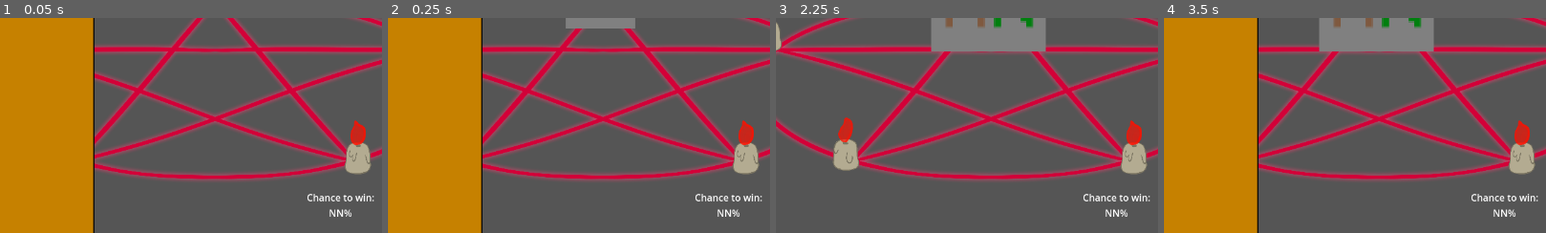
Above: before the commit, frames 1-4 (left to right).
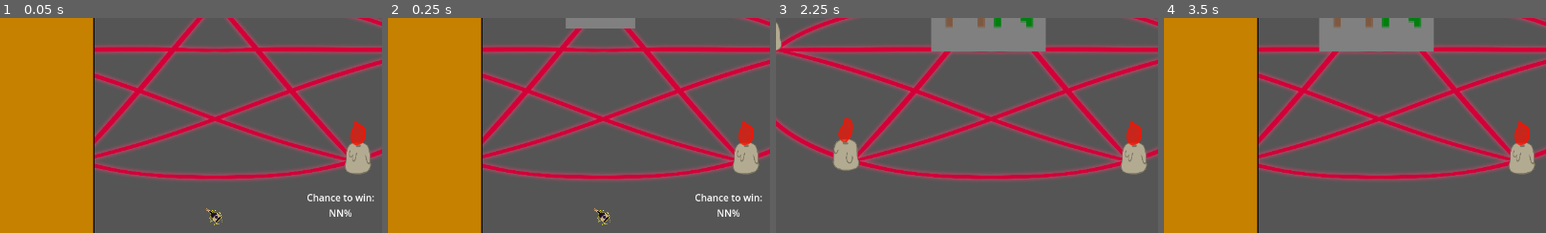
Above: after the commit, the same moments.

Repository: DigiDuncan/DPNJam1
Game: Godot game, scene res://main.tscn
Same seed, same stepped clock (60 frames per second), same inputs: the game is played once before the commit and once after it.
Inputs (mouse positions are % of the whole screen's width and height, from its top left):
- Up to frame 1 (0.05 s): no input
- Up to frame 2 (0.25 s): no input
- Up to frame 3 (2.25 s): click "Book" at 0.5 s; click "Book" at 1.25 s; click "Book" at 2 s
- Up to frame 4 (3.5 s): tap Enter at 2.75 s; move the mouse to (72, 45) at 2.77 s; click (72, 45) at 2.92 s
The pictures show only the part of the screen within x 22-72%, y 44-94%; the shares and areas given below are measured in that part.

The runs differ from the first frame. In frame 1, 0.1% of the frame differs, in the area x 53-59%, y 88-97%; in frame 2, 0.1%; in frame 3, 0.4%, in the area x 80-98%, y 81-93%; in frame 4, 0.4%.

Commit message:
animations far better

Diff:
--- a/main.tscn
+++ b/main.tscn
@@ -41,34 +41,6 @@
 shader = ExtResource("17_5nw4s")
 shader_parameter/blur_amount = 5.0
 
-[sub_resource type="Animation" id="Animation_r7o1m"]
-resource_name = "AllyCharge"
-length = 5.0
-tracks/0/type = "value"
-tracks/0/imported = false
-tracks/0/enabled = true
-tracks/0/path = NodePath("Monsters/AllyMonster:position")
-tracks/0/interp = 1
-tracks/0/loop_wrap = true
-tracks/0/keys = {
-"times": PackedFloat32Array(2, 2.5, 3.5, 5),
-"transitions": PackedFloat32Array(0.420448, 0.0412346, 0.183011, 3.86375),
-"update": 0,
-"values": [Vector2(639, 648), Vector2(639, 748), Vector2(639, 748), Vector2(639, 448)]
-}
-tracks/1/type = "value"
-tracks/1/imported = false
-tracks/1/enabled = true
-tracks/1/path = NodePath("Monsters/AllyMonster:scale")
-tracks/1/interp = 1
-tracks/1/loop_wrap = true
-tracks/1/keys = {
-"times": PackedFloat32Array(0, 0.0001, 2, 3.5, 4.4),
-"transitions": PackedFloat32Array(0.203063, 0.203063, 6.9644, 1, 10.5561),
-"update": 0,
-"values": [Vector2(-0.5, 0.5), Vector2(-0.5, 0.5), Vector2(-5, 5), Vector2(-5, 5), Vector2(-1, 1)]
-}
-
 [sub_resource type="Animation" id="Animation_en8te"]
 resource_name = "AllyGrow"
 length = 2.0
@@ -100,7 +72,7 @@
 
 [sub_resource type="Animation" id="Animation_s7jxp"]
 resource_name = "EnemyCharge"
-length = 3.0
+length = 5.0
 tracks/0/type = "value"
 tracks/0/imported = false
 tracks/0/enabled = true
@@ -108,7 +80,7 @@
 tracks/0/interp = 1
 tracks/0/loop_wrap = true
 tracks/0/keys = {
-"times": PackedFloat32Array(0, 0.5, 1.5, 3),
+"times": PackedFloat32Array(2, 2.5, 3.5, 5),
 "transitions": PackedFloat32Array(0.0743255, 0.258817, 0.210224, 1),
 "update": 0,
 "values": [Vector2(636, 275), Vector2(636, 175), Vector2(636, 175), Vector2(636, 375)]
@@ -120,7 +92,7 @@
 tracks/1/interp = 1
 tracks/1/loop_wrap = true
 tracks/1/keys = {
-"times": PackedFloat32Array(0, 1.5, 2.5),
+"times": PackedFloat32Array(2, 3.5, 4.5),
 "transitions": PackedFloat32Array(0.870551, 1, 12.5533),
 "update": 0,
 "values": [Vector2(3, 3), Vector2(3, 3), Vector2(0.3, 0.3)]
@@ -132,10 +104,10 @@
 tracks/2/interp = 1
 tracks/2/loop_wrap = true
 tracks/2/keys = {
-"times": PackedFloat32Array(),
-"transitions": PackedFloat32Array(),
+"times": PackedFloat32Array(2, 2.5, 3.5, 5),
+"transitions": PackedFloat32Array(0.420448, 0.0412346, 0.183011, 3.86375),
 "update": 0,
-"values": []
+"values": [Vector2(639, 648), Vector2(639, 748), Vector2(639, 748), Vector2(639, 448)]
 }
 tracks/3/type = "value"
 tracks/3/imported = false
@@ -144,10 +116,10 @@
 tracks/3/interp = 1
 tracks/3/loop_wrap = true
 tracks/3/keys = {
-"times": PackedFloat32Array(),
-"transitions": PackedFloat32Array(),
+"times": PackedFloat32Array(0, 0.0001, 2, 3.5, 4.4),
+"transitions": PackedFloat32Array(0.203063, 0.203063, 6.9644, 1, 10.5561),
 "update": 0,
-"values": []
+"values": [Vector2(-0.5, 0.5), Vector2(-0.5, 0.5), Vector2(-5, 5), Vector2(-5, 5), Vector2(-1, 1)]
 }
 
 [sub_resource type="Animation" id="Animation_dcngd"]
@@ -168,7 +140,6 @@
 
 [sub_resource type="AnimationLibrary" id="AnimationLibrary_x18r6"]
 _data = {
-"AllyCharge": SubResource("Animation_r7o1m"),
 "AllyGrow": SubResource("Animation_en8te"),
 "EnemyCharge": SubResource("Animation_s7jxp"),
 "EnemyGrow": SubResource("Animation_dcngd")
@@ -521,23 +492,21 @@
 texture = ExtResource("13_ot1gd")
 hframes = 10
 vframes = 10
-frame = 99
+frame = 4
 script = ExtResource("14_x2cdo")
-primary_type = 9
-secondary_type = 9
+secondary_type = 4
 
 [node name="AllyMonster" type="Sprite2D" parent="Monsters"]
-visible = false
 texture_filter = 1
 material = SubResource("ShaderMaterial_y4ps2")
-scale = Vector2(1e-05, 1e-05)
+position = Vector2(639, 648)
+scale = Vector2(-0.5, 0.5)
 texture = ExtResource("13_ot1gd")
 hframes = 10
 vframes = 10
-frame = 96
+frame = 4
 script = ExtResource("14_x2cdo")
-primary_type = 9
-secondary_type = 6
+secondary_type = 4
 
 [node name="AnimationPlayer" type="AnimationPlayer" parent="."]
 libraries = {
@@ -714,5 +683,6 @@
 [connection signal="pressed" from="Book/SummonButton" to="Monsters/AllyMonster" method="_on_summon_button_pressed"]
 [connection signal="pressed" from="Book/ClearButton" to="Book" method="_on_clear_button_pressed"]
 [connection signal="do_battle" from="Monsters/AllyMonster" to="GameManager" method="_on_ally_monster_do_battle"]
+[connection signal="animation_finished" from="AnimationPlayer" to="GameManager" method="_on_animation_player_animation_finished"]
 [connection signal="pressed" from="RandomEnemyButton" to="Monsters/EnemyMonster" method="_on_button_pressed"]
 [connection signal="pressed" from="BookButton" to="Book" method="_on_book_button_pressed"]
--- a/scripts/GameManager.gd
+++ b/scripts/GameManager.gd
@@ -56,10 +56,18 @@
 
 func _on_ally_monster_do_battle():
 	rounds += 1
+	var anim = $"../AnimationPlayer"
+	anim.play("EnemyCharge")
 
-	$"../AnimationPlayer".play("EnemyCharge")
-	$"../AnimationPlayer".play("AllyCharge")
+	var enemy: Monster = $"../Monsters/EnemyMonster"
+	var ally: Monster = $"../Monsters/AllyMonster"
 
+	var likelyhood = ally.defend(enemy) * 1.2
+
+	$"../WinLabel".text = "Chance To Win:\n%2d%%" % (likelyhood * 100)
+	$"../WinLabel".set_visible(true)
+
+func _on_animation_player_animation_finished(anim_name):
 	$"../RoundLabel".text = "ROUND %s" % rounds
 
 	var enemy: Monster = $"../Monsters/EnemyMonster"
@@ -71,10 +79,13 @@
 
 	print("Likelyhood: ", likelyhood, " Roll: ", roll, " Win: ", win)
 
-	$"../WinLabel".text = "Chance To Win:\n%2d%%" % (likelyhood * 100)
-	$"../WinLabel".set_visible(true)
+	$"../WinLabel".set_visible(false)
 
-	if not win:
-		lose()
-	else:
-		battle_win(enemy)
+	ally.set_visible(false)
+	enemy.position = Vector2(636, 275)
+
+	if anim_name == "EnemyCharge":
+		if not win:
+			lose()
+		else:
+			battle_win(enemy)
Not shown: 1 places in main.tscn that only renumber resources
